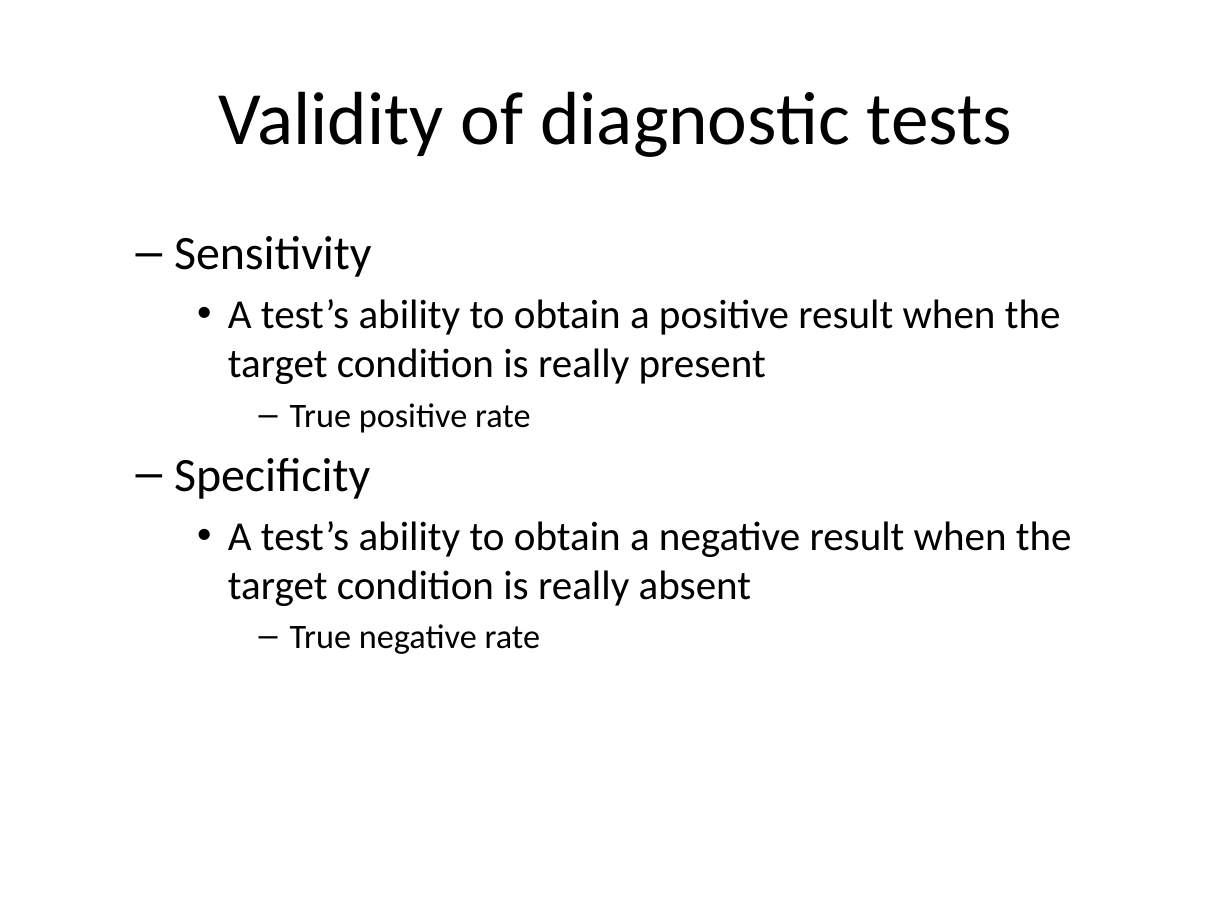
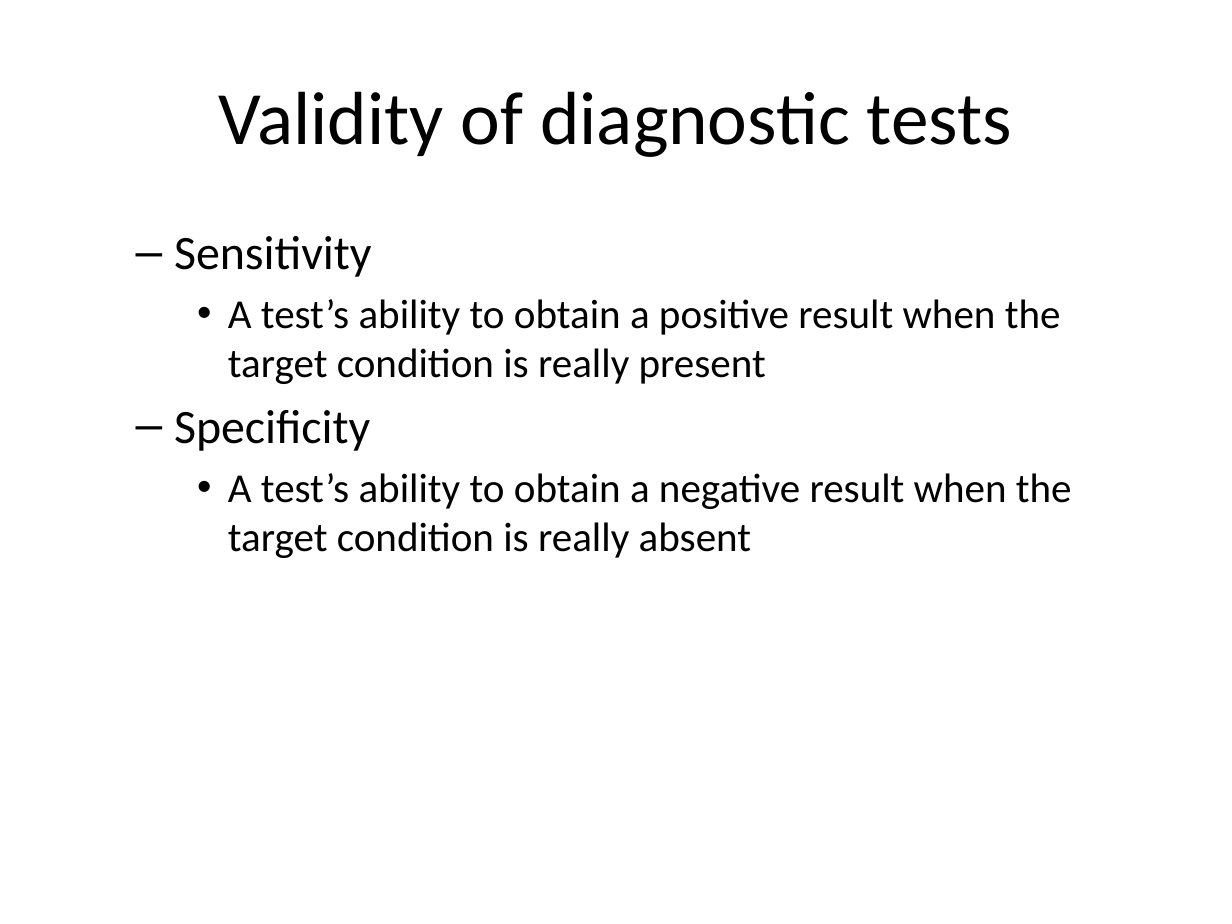
Before and after one commit to classes-medb/5510, a slide deck: slide 28 of src/video-09-validity.pptx (slide 30 before the commit). Drawn at 1232x924 pixels with LibreOffice and Linux fonts; fonts in the diff are those of the drawing. Boxes give left, top, right and bottom in pixels: in the first picture for what was removed or moved away, otherwise in the second. Text is boxed around its words. In the diff, an @@ line names an element or a change of style, - is before the commit and + after.

```diff
--- a/src/video-09-validity.pptx
+++ b/src/video-09-validity.pptx
@@ text at <box>290,403,531,433</box>: paragraph removed @@
-      – True positive rate
@@ text at <box>290,624,541,654</box>: paragraph removed @@
-      – True negative rate
```
Also in this commit, not shown: 4 other slides changed, 3 slides added, 5 slides removed, 4 other files.
